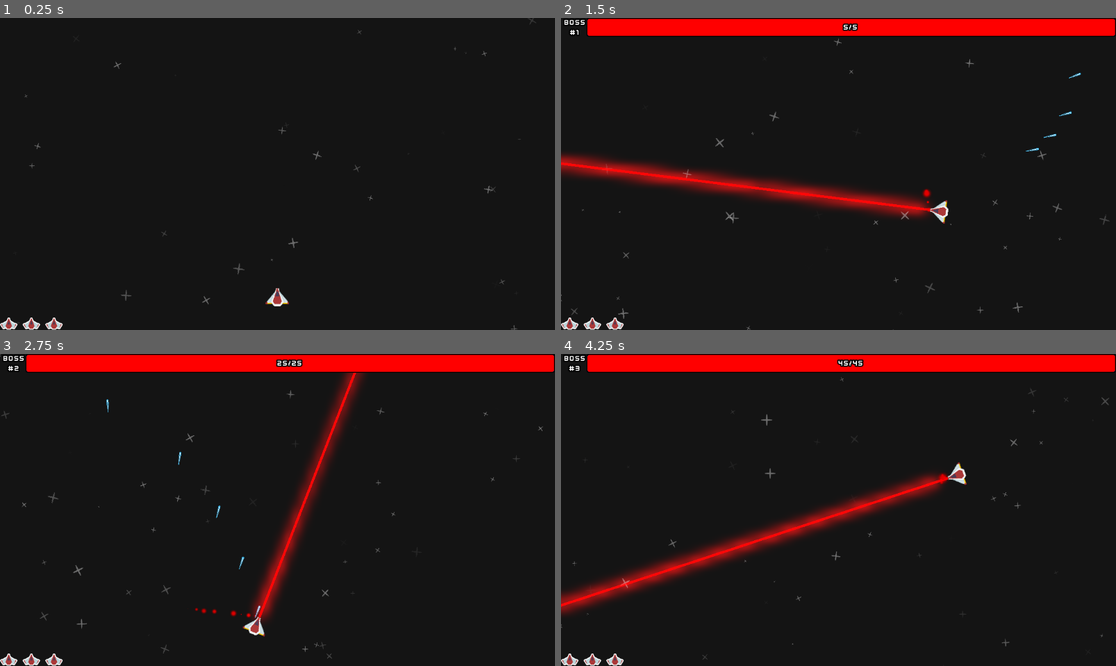
Above: before the commit, frames 1-4 (two rows, left to right).
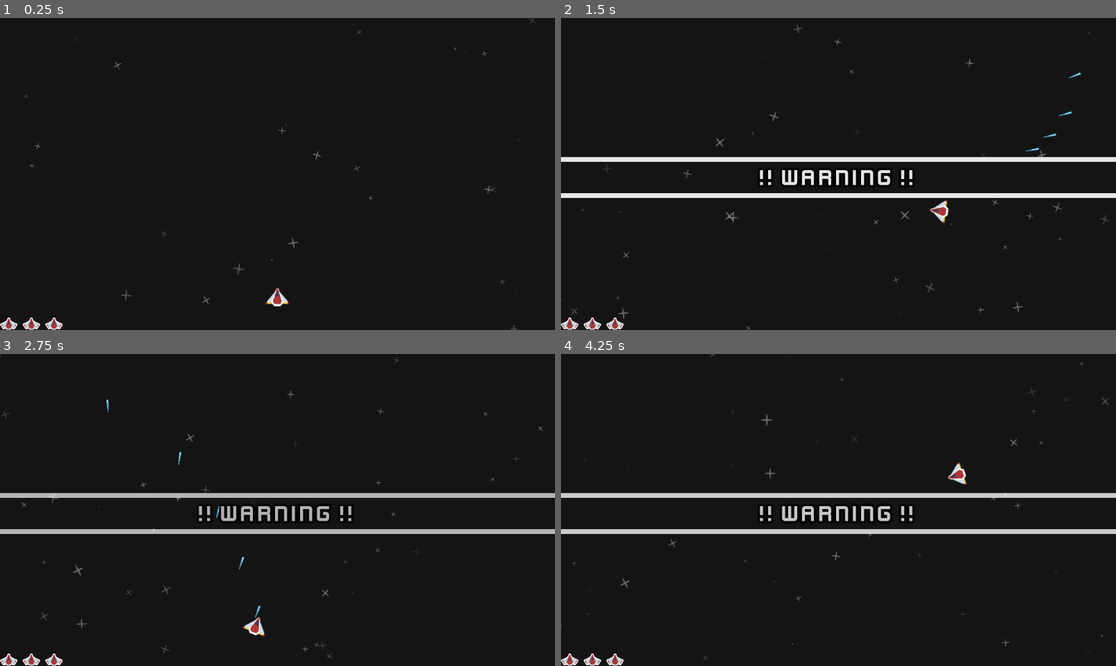
Above: after the commit, the same moments.

Repository: Noxalus/GMTK-2024
Game: Godot game, scene res://scenes/game.tscn
The game is run twice, just before and just after one commit, with the same random seed, the same clock (stepped at 60 frames per second) and the same inputs. The engine's default icon, where the game draws it, is replaced by a stand-in: a white triangle on a blue panel in a dark square.
Inputs (mouse positions are in pixels of both pictures, inside the frame that each line leads up to):
- Up to frame 1 (0.25 s): no input
- Up to frame 2 (1.5 s): move the mouse to (960, 158) at 0.52 s; press the mouse at (960, 158) at 0.53 s; hold D (move_right) 0.53-1.28 s; move the mouse to (727, 189) at 1.27 s; release the mouse at (727, 189) at 1.28 s; hold S (move_down) from 1.28 s (still down); tap Shift (focus) at 1.35 s
- Up to frame 3 (2.75 s): click (166, 525) at 1.55 s; move the mouse to (333, 441) at 2.02 s; release S (move_down) at 2.03 s; press the mouse at (333, 441) at 2.03 s; hold D (move_right) from 2.03 s (still down); tap Page Up (next_boss) at 2.1 s
- Up to frame 4 (4.25 s): move the mouse to (810, 572) at 2.77 s; release D (move_right) at 2.78 s; release the mouse at (810, 572) at 2.78 s; hold Insert (choose_upgrade) 2.78-3.5 s; click (810, 572) at 2.85 s; click (755, 541) at 3.52 s

The runs differ from the first frame. In frame 1, less than 0.1% of the frame differs, in the area x 49-51%, y 86-88%; in frame 2, 13%; in frame 3, 12%; in frame 4, 13%, in the area x 0-100%, y 0-99%.

Commit message:
Add blink animation on the boss core.

Diff:
--- a/forever-warning/scenes/boss_core.tscn
+++ b/forever-warning/scenes/boss_core.tscn
@@ -1,7 +1,8 @@
-[gd_scene load_steps=8 format=3 uid="uid://uyvaybhl0san"]
+[gd_scene load_steps=13 format=3 uid="uid://uyvaybhl0san"]
 
 [ext_resource type="Texture2D" uid="uid://dtyrtwphdiji4" path="res://assets/sprites/boss_core_1.png" id="1_t2lbq"]
 [ext_resource type="Script" path="res://scripts/boss_core.gd" id="1_tcfca"]
+[ext_resource type="Shader" path="res://shaders/blink.gdshader" id="2_d4xrw"]
 [ext_resource type="Script" path="res://scripts/boss_part_slot.gd" id="3_nvacj"]
 [ext_resource type="Script" path="res://scripts/boss_weapon_slot.gd" id="4_oslfv"]
 [ext_resource type="AudioStream" uid="uid://cmnxytjdtq36i" path="res://assets/audio/sfx/shoot.wav" id="5_jupwq"]
@@ -9,9 +10,50 @@
 [sub_resource type="CircleShape2D" id="CircleShape2D_dlyuj"]
 radius = 35.0143
 
+[sub_resource type="ShaderMaterial" id="ShaderMaterial_iqfko"]
+shader = ExtResource("2_d4xrw")
+shader_parameter/hit_opacity = 0.0
+
 [sub_resource type="AudioStreamRandomizer" id="AudioStreamRandomizer_gpsjw"]
 streams_count = 1
 stream_0/stream = ExtResource("5_jupwq")
+
+[sub_resource type="Animation" id="Animation_kf2po"]
+resource_name = "hit"
+length = 0.1
+tracks/0/type = "value"
+tracks/0/imported = false
+tracks/0/enabled = true
+tracks/0/path = NodePath("Sprite2D:material:shader_parameter/hit_opacity")
+tracks/0/interp = 1
+tracks/0/loop_wrap = true
+tracks/0/keys = {
+"times": PackedFloat32Array(0, 0.1),
+"transitions": PackedFloat32Array(1, 1),
+"update": 0,
+"values": [1.0, 0.0]
+}
+
+[sub_resource type="Animation" id="Animation_swc42"]
+length = 0.001
+tracks/0/type = "value"
+tracks/0/imported = false
+tracks/0/enabled = true
+tracks/0/path = NodePath("Sprite2D:material:shader_parameter/hit_opacity")
+tracks/0/interp = 1
+tracks/0/loop_wrap = true
+tracks/0/keys = {
+"times": PackedFloat32Array(0),
+"transitions": PackedFloat32Array(1),
+"update": 0,
+"values": [0.0]
+}
+
+[sub_resource type="AnimationLibrary" id="AnimationLibrary_201my"]
+_data = {
+"RESET": SubResource("Animation_swc42"),
+"hit": SubResource("Animation_kf2po")
+}
 
 [node name="BossCore" type="Area2D" groups=["damageable"]]
 z_index = 10
@@ -21,6 +63,7 @@
 shape = SubResource("CircleShape2D_dlyuj")
 
 [node name="Sprite2D" type="Sprite2D" parent="."]
+material = SubResource("ShaderMaterial_iqfko")
 scale = Vector2(0.75, 0.75)
 texture = ExtResource("1_t2lbq")
 
@@ -125,4 +168,9 @@
 [node name="ShootSound" type="AudioStreamPlayer" parent="."]
 stream = SubResource("AudioStreamRandomizer_gpsjw")
 
+[node name="AnimationPlayer" type="AnimationPlayer" parent="."]
+libraries = {
+"": SubResource("AnimationLibrary_201my")
+}
+
 [connection signal="area_entered" from="." to="." method="_on_area_entered"]
--- a/forever-warning/scenes/player.tscn
+++ b/forever-warning/scenes/player.tscn
@@ -6,7 +6,6 @@
 [ext_resource type="AudioStream" uid="uid://cmnxytjdtq36i" path="res://assets/audio/sfx/shoot.wav" id="3_l5qrk"]
 [ext_resource type="Script" path="res://scripts/camera.gd" id="5_8fr2p"]
 [ext_resource type="PackedScene" uid="uid://dk3qfnhyguxpu" path="res://scenes/fx/stars_fx.tscn" id="5_j1dpa"]
-[ext_resource type="PackedScene" uid="uid://ci1lhjwsc28hy" path="res://scenes/boss_weapons/boss_weapon_laser.tscn" id="7_3pcj2"]
 
 [sub_resource type="CircleShape2D" id="CircleShape2D_m63fx"]
 radius = 12.0
@@ -18,6 +17,33 @@
 [sub_resource type="AudioStreamRandomizer" id="AudioStreamRandomizer_pb35m"]
 streams_count = 1
 stream_0/stream = ExtResource("3_l5qrk")
+
+[sub_resource type="Animation" id="Animation_rvf3x"]
+length = 0.001
+tracks/0/type = "value"
+tracks/0/imported = false
+tracks/0/enabled = true
+tracks/0/path = NodePath("Sprite2D:visible")
+tracks/0/interp = 1
+tracks/0/loop_wrap = true
+tracks/0/keys = {
+"times": PackedFloat32Array(0),
+"transitions": PackedFloat32Array(1),
+"update": 1,
+"values": [true]
+}
+tracks/1/type = "value"
+tracks/1/imported = false
+tracks/1/enabled = true
+tracks/1/path = NodePath("Sprite2D:self_modulate")
+tracks/1/interp = 1
+tracks/1/loop_wrap = true
+tracks/1/keys = {
+"times": PackedFloat32Array(0),
+"transitions": PackedFloat32Array(1),
+"update": 0,
+"values": [Color(1, 1, 1, 1)]
+}
 
 [sub_resource type="Animation" id="Animation_v0y0s"]
 resource_name = "invincible"
@@ -46,33 +72,6 @@
 "transitions": PackedFloat32Array(1),
 "update": 0,
 "values": [Color(1, 1, 1, 0.423529)]
-}
-
-[sub_resource type="Animation" id="Animation_rvf3x"]
-length = 0.001
-tracks/0/type = "value"
-tracks/0/imported = false
-tracks/0/enabled = true
-tracks/0/path = NodePath("Sprite2D:visible")
-tracks/0/interp = 1
-tracks/0/loop_wrap = true
-tracks/0/keys = {
-"times": PackedFloat32Array(0),
-"transitions": PackedFloat32Array(1),
-"update": 1,
-"values": [true]
-}
-tracks/1/type = "value"
-tracks/1/imported = false
-tracks/1/enabled = true
-tracks/1/path = NodePath("Sprite2D:self_modulate")
-tracks/1/interp = 1
-tracks/1/loop_wrap = true
-tracks/1/keys = {
-"times": PackedFloat32Array(0),
-"transitions": PackedFloat32Array(1),
-"update": 0,
-"values": [Color(1, 1, 1, 1)]
 }
 
 [sub_resource type="AnimationLibrary" id="AnimationLibrary_fx4y3"]
@@ -168,6 +167,4 @@
 "": SubResource("AnimationLibrary_fx4y3")
 }
 
-[node name="BossWeaponTurret" parent="." instance=ExtResource("7_3pcj2")]
-
 [connection signal="timeout" from="InvincibilityTimer" to="." method="_on_invincibility_timer_timeout"]
--- a/forever-warning/scripts/boss_core.gd
+++ b/forever-warning/scripts/boss_core.gd
@@ -49,9 +49,12 @@
 	# TODO: Handle rotation here
 	#rotate(0.5 * delta)
 
-func damage(amount: int):
+func damage(amount: int, is_direct_hit: bool = true):
 	if is_invincible:
 		return
+
+	if is_direct_hit:
+		animation.play("hit")
 
 	life -= amount
 	game.hud.set_boss_life(life)
@@ -118,7 +121,7 @@
 	var timer := get_tree().create_timer(boss_spawn_delay)
 	await timer.timeout
 
-	show_warnings = false
+	#show_warnings = false
 
 	if show_warnings:
 		game.hud.show_warning_animation()
@@ -154,8 +157,6 @@
 
 	is_spawning = true
 	is_invincible = true
-
-	#animation.play("spawn")
 
 	self.visible = true
 	self.rotation = 0
@@ -301,6 +302,8 @@
 #endregion
 
 func _on_area_entered(area):
+	if is_dead:
+		return
 	# kill player on contact
 	if area.is_in_group("player") and not area.is_dead:
 		area.damage(1)
--- a/forever-warning/scripts/boss_part.gd
+++ b/forever-warning/scripts/boss_part.gd
@@ -80,7 +80,7 @@
 		return
 
 	life -= amount
-	game.boss.damage(amount)
+	game.boss.damage(amount, false)
 	animation.play("hit")
 	if life < 0:
 		kill()
@@ -170,6 +170,8 @@
 	return weapon_slots
 
 func _on_area_entered(area):
+	if is_dead:
+		return
 	# kill player on contact
 	if area.is_in_group("player") and not area.is_dead:
 		area.damage(1)
Not shown: 1 places in forever-warning/scenes/player.tscn that only renumber resources
